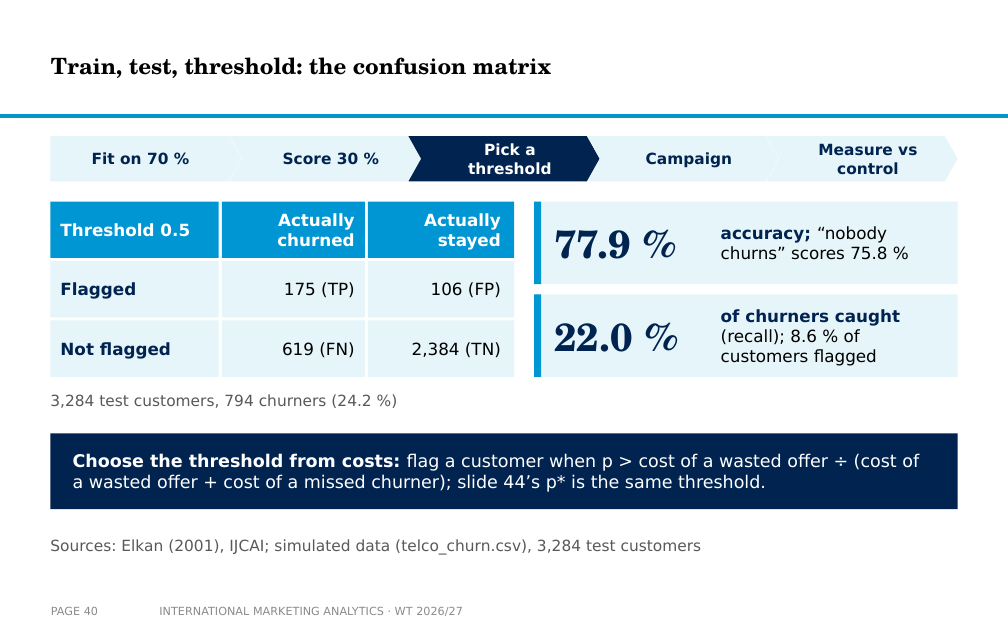
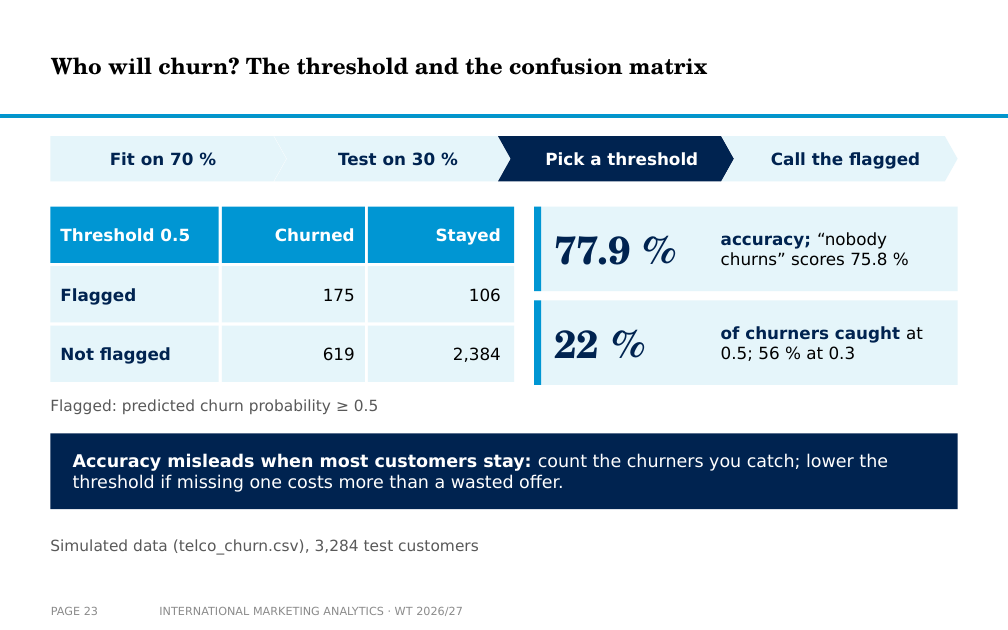
Before and after one commit to arnefloh-wu/international-marketing-analytics-teaching, a slide deck: slide 23 of slides/logistic-regression-in-international-marketing_WT26-27.pptx (slide 40 before the commit). Drawn at 1008x630 pixels with LibreOffice and Linux fonts; fonts in the diff are those of the drawing; background and template pictures are left out. Boxes give left, top, right and bottom in pixels: in the first picture for what was removed or moved away, otherwise in the second. Text is boxed around its words. In the diff, an @@ line names an element or a change of style, - is before the commit and + after.

```diff
--- a/slides/logistic-regression-in-international-marketing_WT26-27.pptx
+++ b/slides/logistic-regression-in-international-marketing_WT26-27.pptx
@@ title at (51,57,707,75): text changed @@
-Train, test, threshold: the confusion matrix
+Who will churn? The threshold and the confusion matrix
@@ pentagon arrow "Fit on 70 %": place and size @@
-pentagon arrow "Fit on 70 %" at (50,136,242,181)
+pentagon arrow "Fit on 70 %" at (50,136,286,181)
@@ pentagon arrow "Fit on 70 %" at (50,136,286,181): size 11 to 12 pt @@
@@ chevron "Test on 30 %": place and size @@
-chevron "Test on 30 %" at (230,136,421,181)
+chevron "Test on 30 %" at (274,136,510,181)
@@ chevron "Pick a threshold" at (498,136,734,181): size 11 to 12 pt @@
@@ chevron "Pick a threshold": place and size @@
-chevron "Pick a threshold" at (408,136,600,181)
+chevron "Pick a threshold" at (498,136,734,181)
@@ chevron removed at (588,136,779,181) @@
-Campaign
@@ chevron added at (722,136,958,181), fill #E5F5FA, 12 pt, text #002350, bold @@
+Call the flagged
@@ chevron removed at (766,136,958,181) @@
-Measure vs
-control
@@ text in chevron at (338,152,435,166): text changed; size 11 to 12 pt @@
-Score 30 %
+Test on 30 %
@@ text at (275,228,355,242): text changed @@
-Actually churned
+Churned
@@ text at (436,228,501,245): text changed @@
-Actually stayed
+Stayed
@@ text at (323,288,355,302): text changed @@
-175 (TP)
+175
@@ text at (469,288,501,302): text changed @@
-106 (FP)
+106
@@ 13 rectangles, 5 texts: place and size @@
-13 rectangles, 5 texts at (50,202,958,377)
+13 rectangles, 5 texts at (50,207,958,385)
@@ text at (721,326,923,361): text changed; text colour #000000 to #002350; bold on @@
-of churners caught (recall); 8.6 % of customers flagged
+of churners caught at 0.5; 56 % at 0.3
@@ text at (323,347,355,361): text changed @@
-619 (FN)
+619
@@ text at (453,347,501,362): text changed @@
-2,384 (TN)
+2,384
@@ text at (554,330,599,358): text changed @@
-22.0 %
+22 %
@@ text removed at (50,394,371,408) @@
-3,284 test customers, 794 churners (24.2 %)
@@ text added at (50,399,378,414), 11 pt, text #595959 @@
+Flagged: predicted churn probability ≥ 0.5
@@ text at (73,454,888,492): text changed @@
-Choose the threshold from costs: flag a customer when p > cost of a wasted offer ÷ (cost of a wasted offer + cost of a missed churner); slide 44’s p* is the same threshold.
+Accuracy misleads when most customers stay: count the churners you catch; lower the threshold if missing one costs more than a wasted offer.
@@ text at (50,539,479,555): text changed @@
-Sources: Elkan (2001), IJCAI; simulated data (telco_churn.csv), 3,284 test customers
+Simulated data (telco_churn.csv), 3,284 test customers
@@ page number at (51,607,98,615): text changed @@
-PAGE 40
+PAGE 23
```
Also in this commit, not shown: 25 other slides changed, 10 slides added, 29 slides removed, 3 other files.
